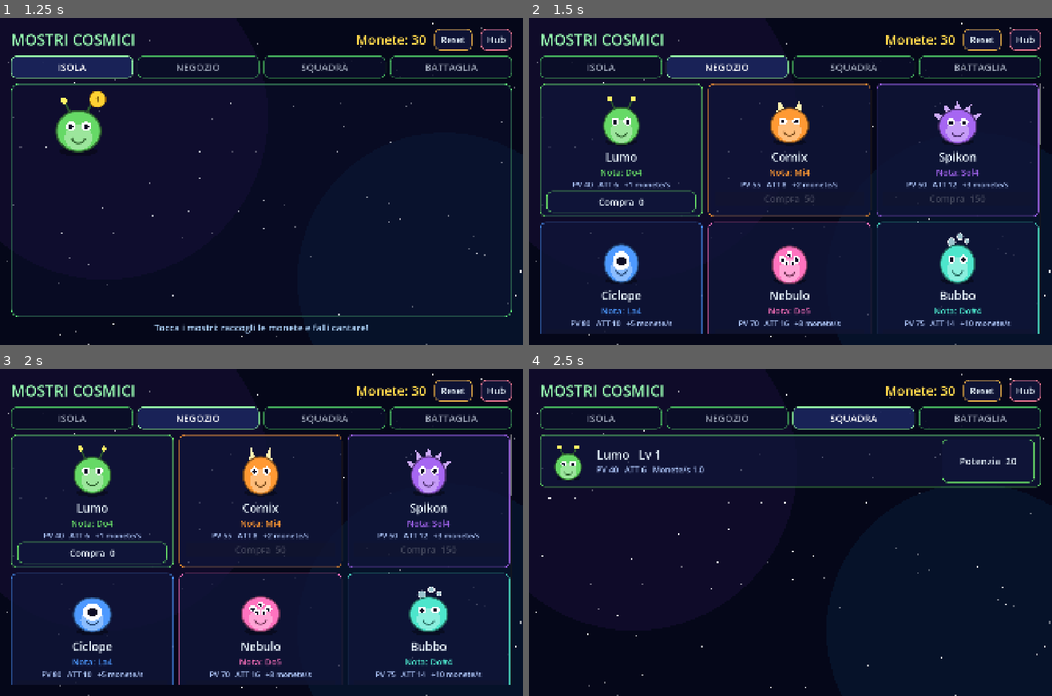
Above: before the commit, frames 1-4 (two rows, left to right).
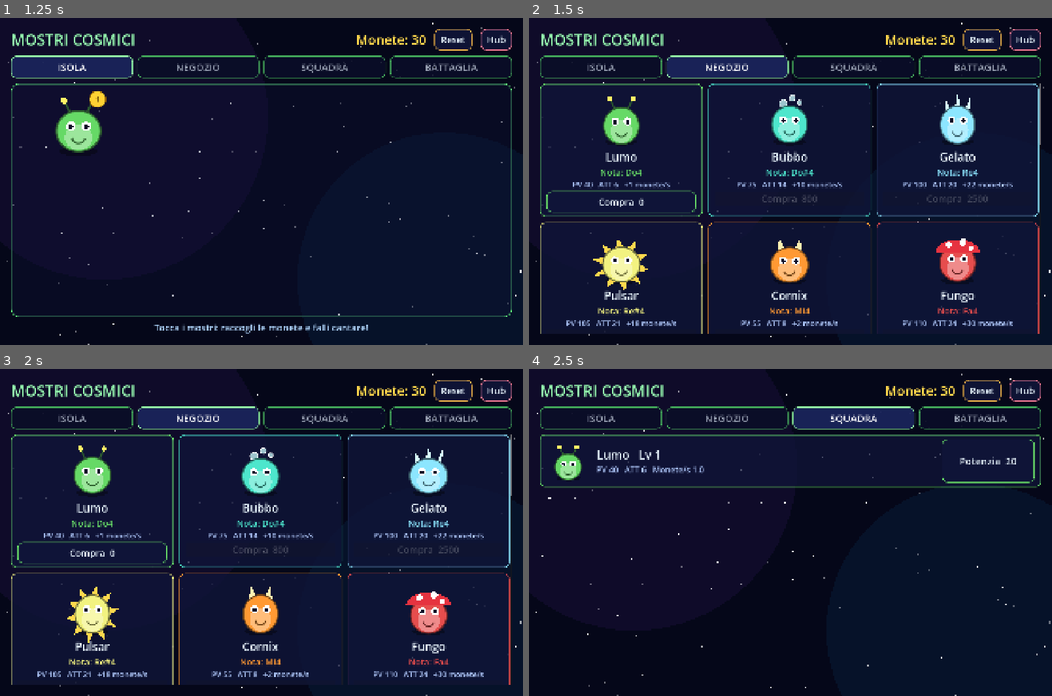
Above: after the commit, the same moments.

Repository: giovdi/space-arcade
Game: Godot game, scene res://scenes/monsters.tscn
The game is run twice, just before and just after one commit, with the same random seed, the same clock (stepped at 60 frames per second) and the same inputs. This scene is started directly instead of the project's main scene.
Inputs:
- Up to frame 1 (1.25 s): click "ISOLA" at 0.5 s
- Up to frame 2 (1.5 s): click "NEGOZIO" at 1.25 s
- Up to frame 3 (2 s): no input
- Up to frame 4 (2.5 s): click "SQUADRA" at 2 s

Frame 1 is identical in both runs. In frame 2, 7.8% of the frame differs, in the area x 2-98%, y 20-97%; in frame 3, 7.8%; in frame 4, nothing differs.

Commit message:
Negozio: scorrimento col dito da qualsiasi punto, mostri ordinati per nota
Co-Authored-By: Claude Sonnet 5.5 <noreply@anthropic.com>

Diff:
--- a/scripts/monsters_screen.gd
+++ b/scripts/monsters_screen.gd
@@ -12,6 +12,10 @@
 var island_views: Array = []
 var players: Array[AudioStreamPlayer] = []
 var save_t := 0.0
+var scroll: ScrollContainer = null  # lista attiva (negozio/squadra/scelta), se c'è
+var touching := false
+var drag_on := false
+var press_pos := Vector2.ZERO
 
 # stato battaglia
 var b_id := 0
@@ -137,6 +141,8 @@
 	MonsterData.save()
 	current = id
 	island_views = []
+	scroll = null
+	touching = false
 	_clear()
 	for k in tab_buttons:
 		tab_buttons[k].modulate = Color(1, 1, 1, 1) if k == id else Color(0.65, 0.65, 0.7, 1)
@@ -150,9 +156,59 @@
 		_build_pick()
 
 
+## Scorrimento col dito gestito a mano: pulsanti e riquadri catturano il tocco e
+## impedirebbero alla lista di scorrere. Qui il tocco sulla lista viene intercettato:
+## se il dito si sposta la lista scorre, se resta fermo è un tocco sul pulsante/mostro sotto.
+func _input(e: InputEvent) -> void:
+	if scroll == null or not is_instance_valid(scroll) or not scroll.is_visible_in_tree():
+		return
+	var rect := scroll.get_global_rect()
+	if e is InputEventScreenTouch or e is InputEventScreenDrag:
+		# lo scorrimento nativo del ScrollContainer sommato al nostro raddoppierebbe la velocità
+		if rect.has_point(e.position) or touching:
+			get_viewport().set_input_as_handled()
+		return
+	if e is InputEventMouseButton and e.button_index == MOUSE_BUTTON_LEFT:
+		if e.pressed:
+			touching = rect.has_point(e.position)
+			drag_on = false
+			press_pos = e.position
+			if touching:
+				get_viewport().set_input_as_handled()
+		elif touching:
+			touching = false
+			if not drag_on:
+				_tap_at(scroll, e.position)
+			drag_on = false
+			get_viewport().set_input_as_handled()
+	elif e is InputEventMouseMotion and touching:
+		if not drag_on and e.position.distance_to(press_pos) > 14.0:
+			drag_on = true
+		if drag_on:
+			scroll.scroll_vertical -= int(e.relative.y)
+		get_viewport().set_input_as_handled()
+
+
+## Preme il pulsante o il mostro che si trova sotto il punto p (il più in alto). Ritorna true se ne ha trovato uno.
+func _tap_at(node: Node, p: Vector2) -> bool:
+	var kids := node.get_children()
+	kids.reverse()
+	for c in kids:
+		if c is Control and c.visible and c.get_global_rect().has_point(p):
+			if _tap_at(c, p):
+				return true
+	if node is BaseButton and not node.disabled and node.get_global_rect().has_point(p):
+		node.pressed.emit()
+		return true
+	if node is MonsterView and node.clickable and node._hit(p - node.get_global_rect().position):
+		node.tapped.emit()
+		return true
+	return false
+
+
 func _scroll() -> VBoxContainer:
 	var sc := ScrollContainer.new()
-	sc.scroll_deadzone = 16  # permette di scorrere col dito anche partendo da un mostro o da un pulsante
+	scroll = sc
 	sc.size_flags_vertical = Control.SIZE_EXPAND_FILL
 	sc.horizontal_scroll_mode = ScrollContainer.SCROLL_MODE_DISABLED
 	content.add_child(sc)
@@ -226,7 +282,8 @@
 	grid.add_theme_constant_override("v_separation", 20)
 	vb.add_child(grid)
 	var order: Array = range(MonsterData.SPECIES.size())
-	order.sort_custom(func(a: int, b: int) -> bool: return int(MonsterData.SPECIES[a]["cost"]) < int(MonsterData.SPECIES[b]["cost"]))
+	# dalla nota più bassa (Do4) alla più alta (Si5)
+	order.sort_custom(func(a: int, b: int) -> bool: return float(MonsterData.SPECIES[a]["freq"]) < float(MonsterData.SPECIES[b]["freq"]))
 	for sp in order:
 		grid.add_child(_shop_card(sp))
 
